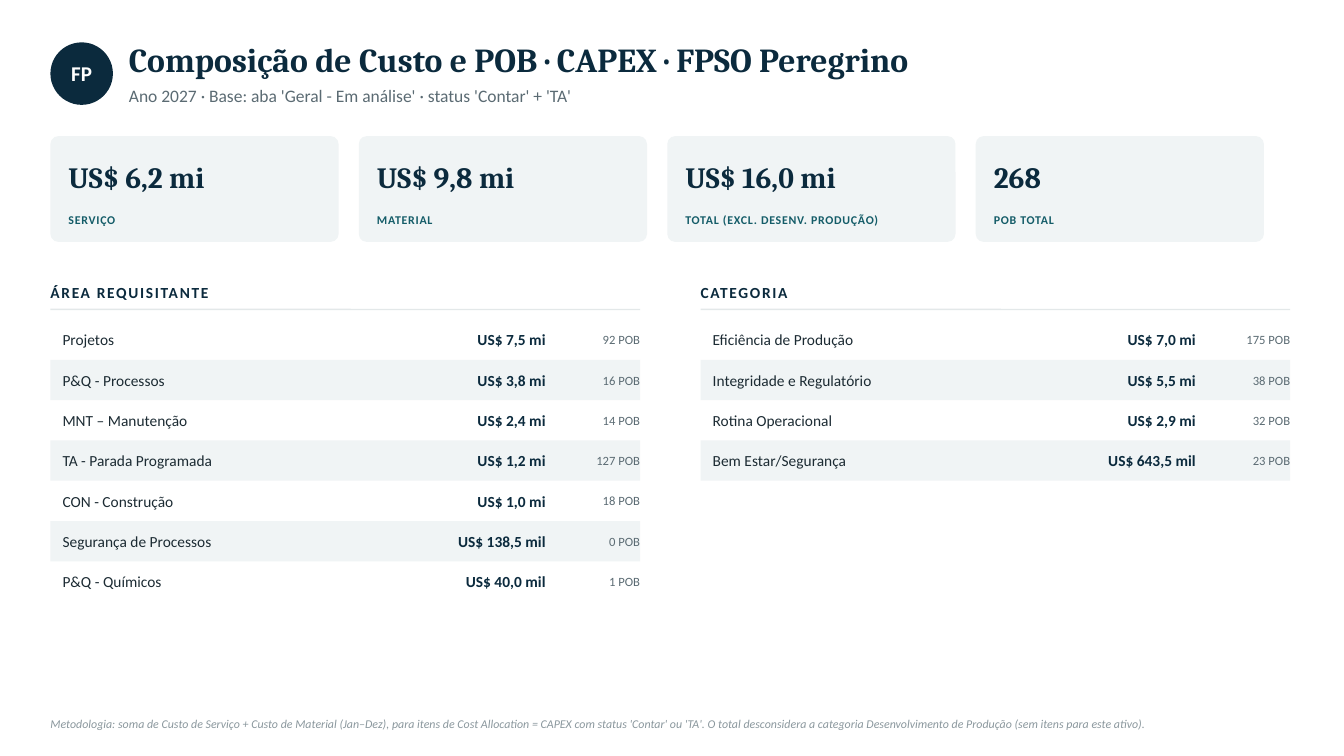
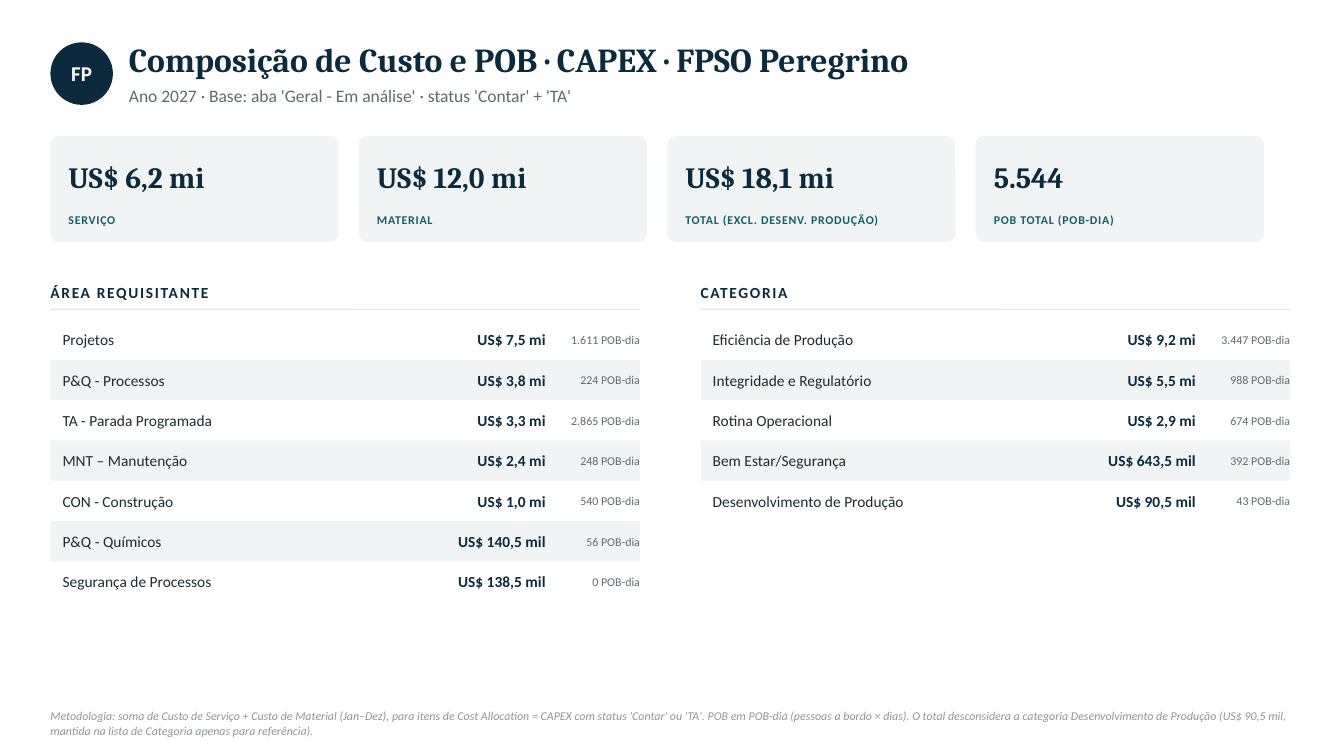
Before and after one commit to LucasRibaas/Planejamento, a slide deck: slide 4 of PRIO_Plano_Trabalho_CAPEX_2027.pptx. Drawn at 1344x756 pixels with LibreOffice and Linux fonts; fonts in the diff are those of the drawing. Boxes give left, top, right and bottom in pixels: in the first picture for what was removed or moved away, otherwise in the second. Text is boxed around its words. In the diff, an @@ line names an element or a change of style, - is before the commit and + after.

```diff
--- a/PRIO_Plano_Trabalho_CAPEX_2027.pptx
+++ b/PRIO_Plano_Trabalho_CAPEX_2027.pptx
@@ text at (377, 166, 526, 192): text changed @@
-US$ 9,8 mi
+US$ 12,0 mi
@@ text at (685, 166, 834, 192): text changed @@
-US$ 16,0 mi
+US$ 18,1 mi
@@ text at (994, 168, 1064, 189): text changed @@
-268
+5.544
@@ text at (994, 215, 1114, 226): text changed @@
-POB TOTAL
+POB TOTAL (POB-DIA)
@@ text at (571, 336, 640, 344): text changed; size 9 to 8.5 pt @@
-92 POB
+1.611 POB-dia
@@ text at (1128, 334, 1195, 347): text changed @@
-US$ 7,0 mi
+US$ 9,2 mi
@@ text at (1221, 336, 1290, 344): text changed; size 9 to 8.5 pt @@
-175 POB
+3.447 POB-dia
@@ text at (580, 376, 640, 384): text changed; size 9 to 8.5 pt @@
-16 POB
+224 POB-dia
@@ text at (1230, 376, 1290, 384): text changed; size 9 to 8.5 pt @@
-38 POB
+988 POB-dia
@@ text "TA - Parada Programada": place and size @@
-text "TA - Parada Programada" at (63, 455, 212, 469)
+text "TA - Parada Programada" at (63, 415, 212, 429)
@@ text at (477, 415, 545, 428): text changed @@
-US$ 2,4 mi
+US$ 3,3 mi
@@ text at (571, 417, 640, 425): text changed; size 9 to 8.5 pt @@
-14 POB
+2.865 POB-dia
@@ text at (1230, 417, 1290, 425): text changed; size 9 to 8.5 pt @@
-32 POB
+674 POB-dia
@@ text "MNT – Manutenção": place and size @@
-text "MNT – Manutenção" at (63, 415, 187, 429)
+text "MNT – Manutenção" at (63, 455, 187, 469)
@@ text at (477, 455, 545, 468): text changed @@
-US$ 1,2 mi
+US$ 2,4 mi
@@ text at (580, 457, 640, 465): text changed; size 9 to 8.5 pt @@
-127 POB
+248 POB-dia
@@ text at (1230, 457, 1290, 465): text changed; size 9 to 8.5 pt @@
-23 POB
+392 POB-dia
@@ text at (580, 497, 640, 505): text changed; size 9 to 8.5 pt @@
-18 POB
+540 POB-dia
@@ text added at (713, 496, 903, 510), 11 pt, text #1C2B33 @@
+Desenvolvimento de Produção
@@ text added at (1116, 496, 1196, 509), 11 pt, text #0B2A3D, bold @@
+US$ 90,5 mil
@@ text added at (1236, 497, 1290, 505), 8.5 pt, text #5B6B73 @@
+43 POB-dia
@@ text "P&Q - Químicos": place and size @@
-text "P&Q - Químicos" at (63, 576, 161, 589)
+text "P&Q - Químicos" at (63, 536, 161, 549)
@@ text at (458, 536, 545, 549): text changed @@
-US$ 138,5 mil
+US$ 140,5 mil
@@ text at (586, 538, 640, 546): text changed; size 9 to 8.5 pt @@
-0 POB
+56 POB-dia
@@ text "Segurança de Processos": place and size @@
-text "Segurança de Processos" at (63, 536, 212, 550)
+text "Segurança de Processos" at (63, 576, 212, 590)
@@ text at (458, 576, 545, 589): text changed @@
-US$ 40,0 mil
+US$ 138,5 mil
@@ text at (592, 578, 640, 586): text changed; size 9 to 8.5 pt @@
-1 POB
+0 POB-dia
@@ text at (50, 711, 1286, 737): text changed @@
-Metodologia: soma de Custo de Serviço + Custo de Material (Jan–Dez), para itens de Cost Allocation = CAPEX com status 'Contar' ou 'TA'. O total desconsidera a categoria Desenvolvimento de Produção (sem itens para este ativo).
+Metodologia: soma de Custo de Serviço + Custo de Material (Jan–Dez), para itens de Cost Allocation = CAPEX com status 'Contar' ou 'TA'. POB em POB-dia (pessoas a bordo × dias). O total desconsidera a categoria Desenvolvimento de Produção (US$ 90,5 mil, mantida na lista de Categoria apenas para referência).
```
Also in this commit, not shown: 8 other slides changed.
